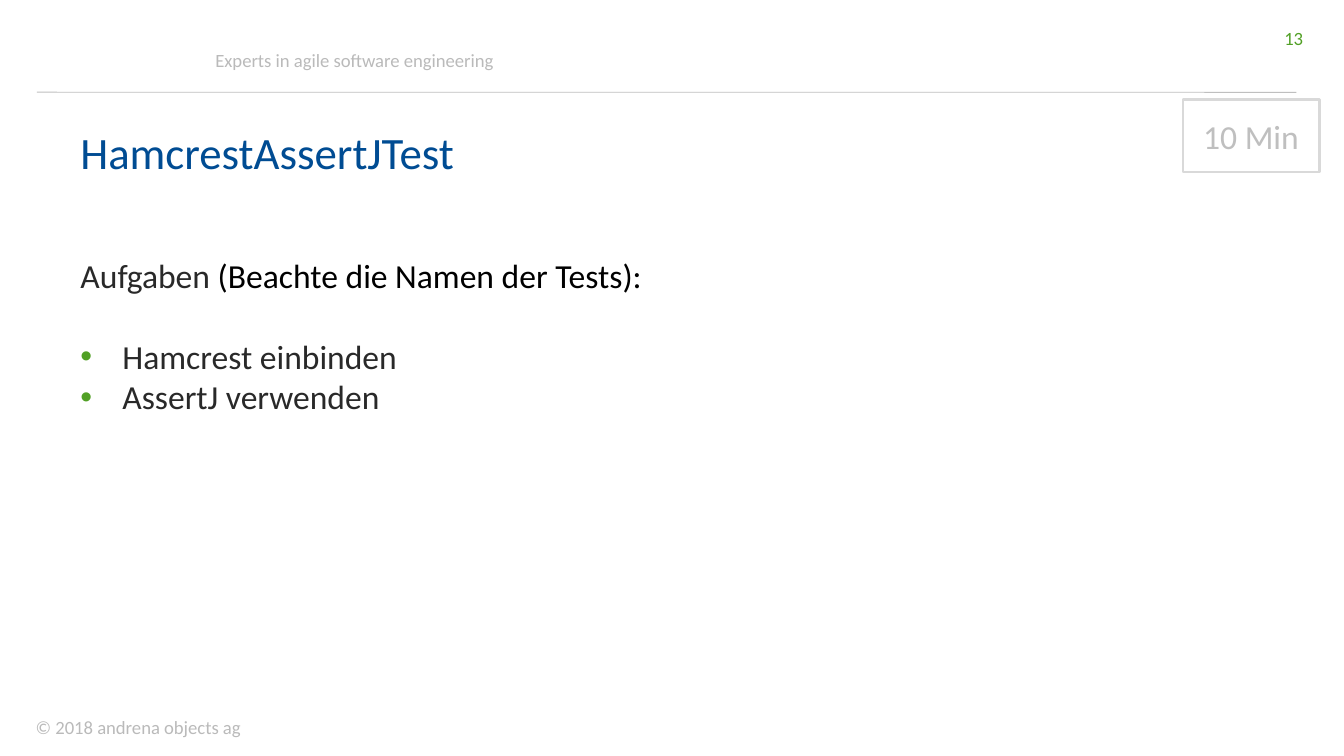
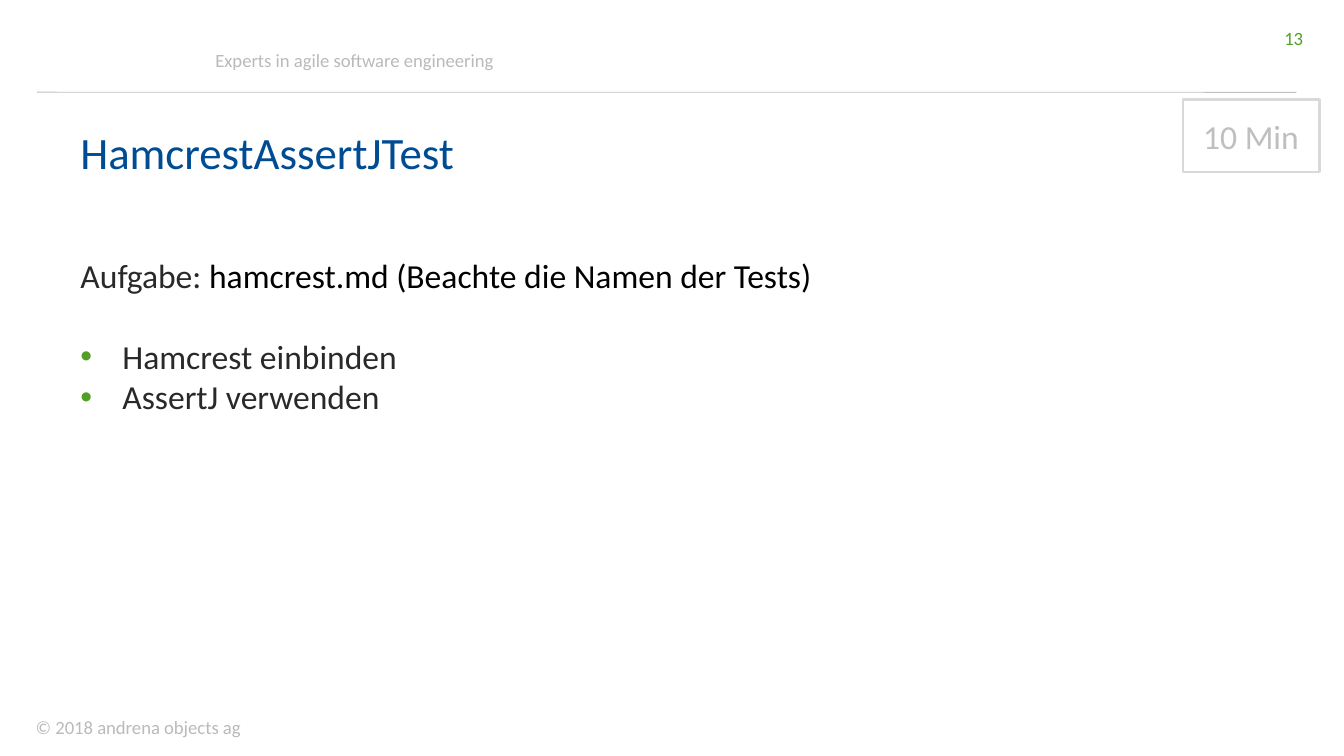
Before and after one commit to andrena/junit5-workshop-et-ka-2018, a slide deck: slide 13 of files/Folien.pptx. Drawn at 1344x756 pixels with LibreOffice and Linux fonts; fonts in the diff are those of the drawing; background and template pictures are left out. Boxes give left, top, right and bottom in pixels: in the first picture for what was removed or moved away, otherwise in the second. Text is boxed around its words. In the diff, an @@ line names an element or a change of style, - is before the commit and + after.

```diff
--- a/files/Folien.pptx
+++ b/files/Folien.pptx
@@ text at [80,263,811,294]: text changed @@
-Aufgaben (Beachte die Namen der Tests):
+Aufgabe: hamcrest.md (Beachte die Namen der Tests)
```
Also in this commit, not shown: 10 other slides changed, 1 slide added.
